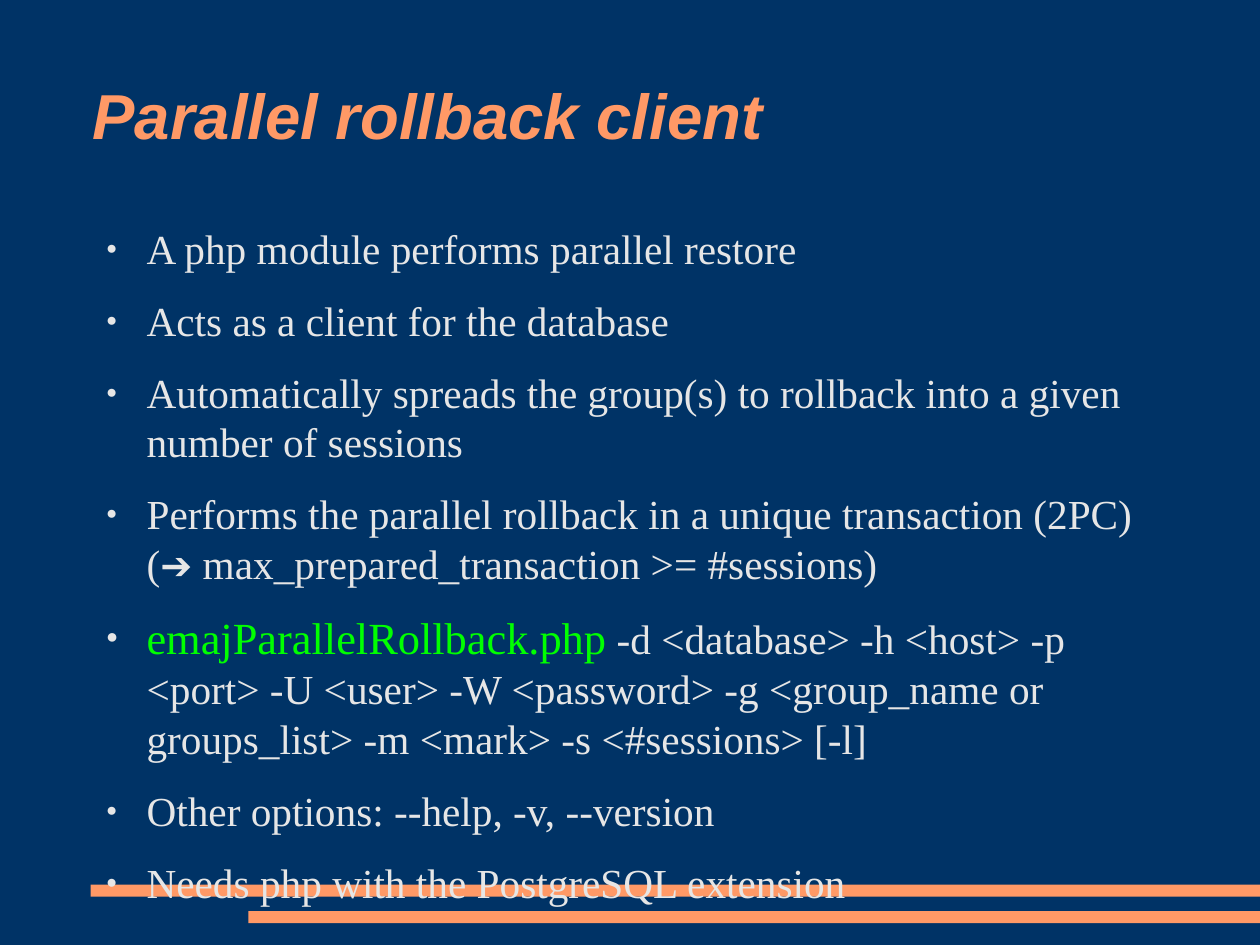
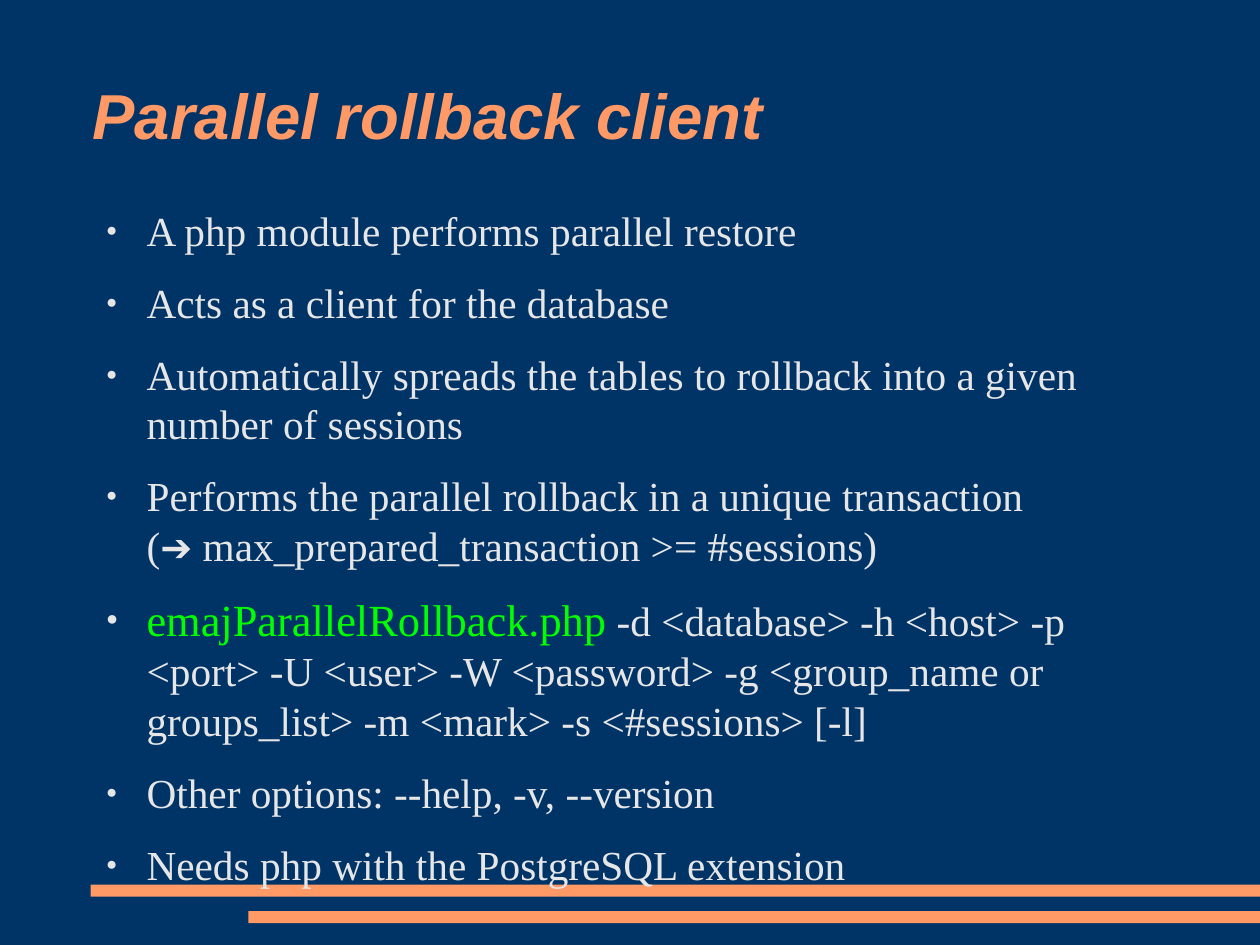
Before and after one commit to beaud76/emaj_doc, a slide deck: slide 29 of Emaj_pres_en.odp (slide 27 before the commit). Drawn at 1260x945 pixels with LibreOffice and Linux fonts; fonts in the diff are those of the drawing. Boxes give left, top, right and bottom in pixels: in the first picture for what was removed or moved away, otherwise in the second. Text is boxed around its words. In the diff, an @@ line names an element or a change of style, - is before the commit and + after.

```diff
--- a/Emaj_pres_en.odp
+++ b/Emaj_pres_en.odp
@@ text "A php module performs parallel ...": place and size @@
-text "A php module performs parallel ..." at box(147, 235, 1132, 906)
+text "A php module performs parallel ..." at box(147, 217, 1077, 888)
@@ text at box(147, 361, 1077, 569): text changed @@
-● Automatically spreads the group(s) to rollback into a given number of sessions
-● Performs the parallel rollback in a unique transaction (2PC)
-  (➔ max_prepared_transaction >= #sessions)
+● Automatically spreads the tables to rollback into a given number of sessions
+● Performs the parallel rollback in a unique transaction
+  (➔ max_prepared_transaction >= #sessions)
```
Also in this commit, not shown: 11 other slides changed, 3 slides added, 1 slide removed, 3 other files.
